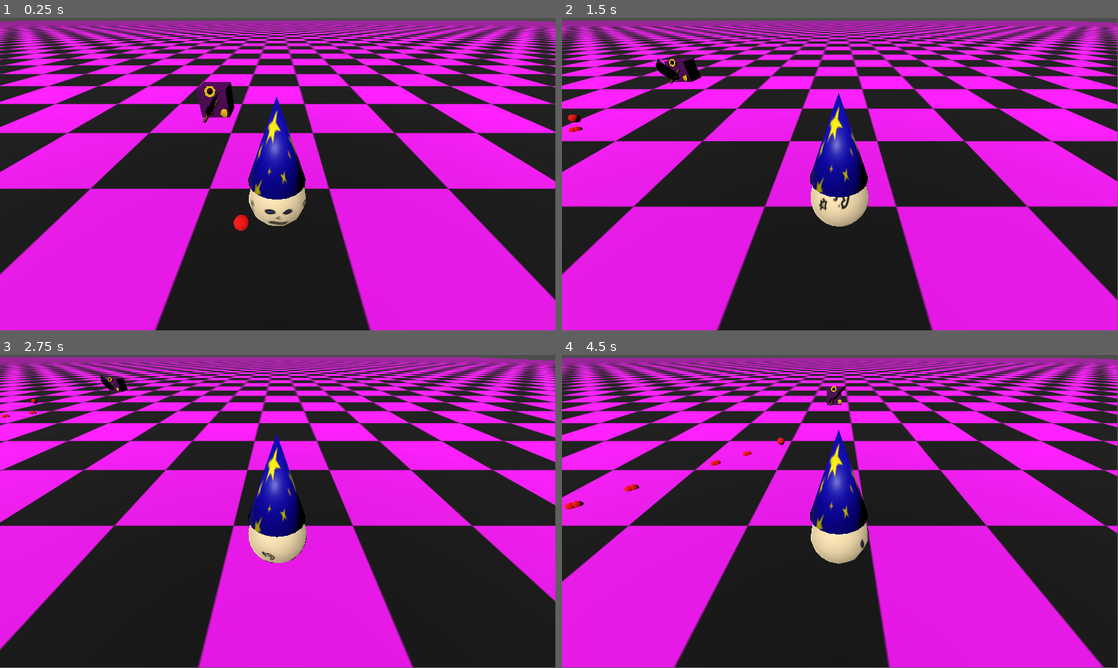
Above: before the commit, frames 1-4 (two rows, left to right).
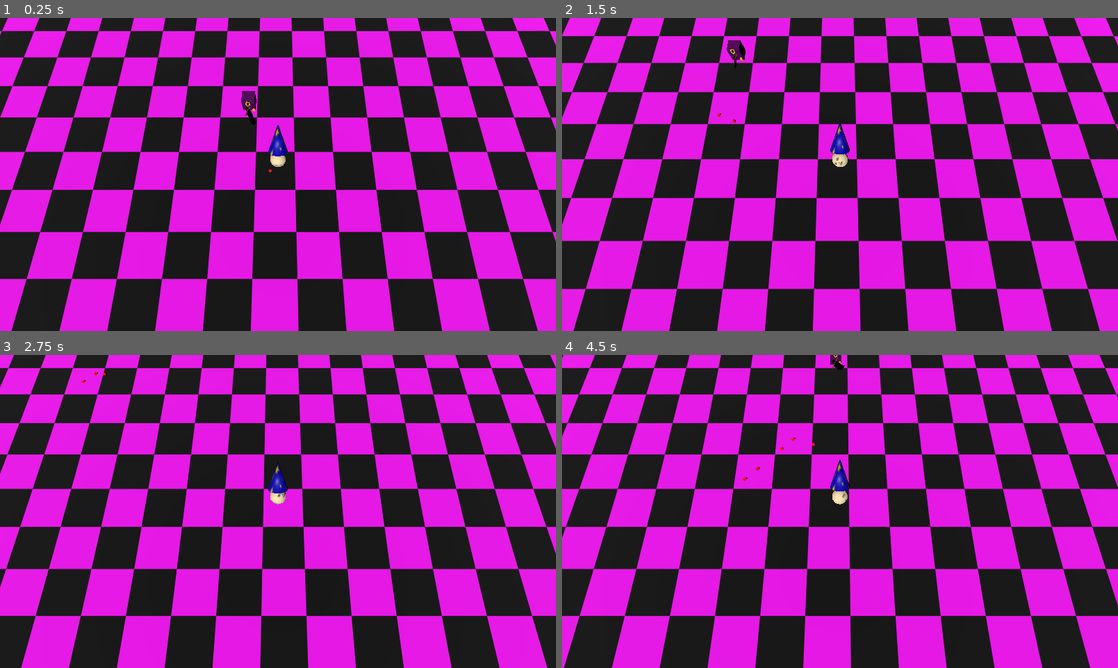
Above: after the commit, the same moments.

Repository: luce-ventress/no-mercy-bgj-2025
Game: Godot game, scene res://Maps/Level1.tscn
The game is run twice, just before and just after one commit, with the same random seed, the same clock (stepped at 60 frames per second) and the same inputs.
Inputs:
- Up to frame 1 (0.25 s): no input
- Up to frame 2 (1.5 s): tap Enter at 0.5 s; hold D (player_right) 0.53-1.28 s; tap Space at 0.77 s; hold S (player_backward) from 1.28 s (still down)
- Up to frame 3 (2.75 s): tap Space at 1.52 s; release S (player_backward) at 2.03 s; hold D (player_right) from 2.03 s (still down)
- Up to frame 4 (4.5 s): release D (player_right) at 2.78 s; hold W (player_forward) 2.78-3.53 s; tap Space at 3.02, 3.77 s; hold A (player_left) from 3.53 s (still down)
In our replay, the window is 799x449 before the commit and 800x450 after it. These sizes can differ from the game's own. Grey fills any space a smaller window leaves; there, only what the larger window draws over its background counts as a difference.

The runs differ from the first frame. In frame 1, 59% of the frame differs, in the area x 0-100%, y 0-100%; in frame 2, 59%; in frame 3, 59%; in frame 4, 60%.

Commit message:
Set up camera angle, distance; Polished player hat code and looks

Diff:
--- a/Scenes/Player/PlayerMesh.tscn
+++ b/Scenes/Player/PlayerMesh.tscn
@@ -17,5 +17,6 @@
 material = SubResource("StandardMaterial3D_e80uo")
 
 [node name="NoMercy_Player_Hat" parent="." instance=ExtResource("2_kne1u")]
-transform = Transform3D(1, 0, 0, 0, 1, 0, 0, 0, 1, -0.000403047, 0.037832, -0.0117805)
+transform = Transform3D(0.940452, 0.940452, 0, -0.940452, 0.940452, 0, 0, 0, 1.33, -0.053134, -0.0306769, 0)
 script = ExtResource("3_r6oee")
+hat_magnitude = 1.0
--- a/Scenes/Player/PlayerPawn.tscn
+++ b/Scenes/Player/PlayerPawn.tscn
@@ -22,7 +22,7 @@
 transform = Transform3D(-4.37114e-08, 0, -1, 0, 1, 0, 1, 0, -4.37114e-08, 0, 0, 0)
 
 [node name="Camera3D" type="Camera3D" parent="CameraRoot"]
-transform = Transform3D(1, 0, 0, 0, 0.781237, 0.624234, 0, -0.624234, 0.781237, 0, 3, 2.5)
+transform = Transform3D(1, 0, 0, 0, 0.258819, 0.965926, 0, -0.965926, 0.258819, 0, 12.5, 4.2)
 current = true
 
 [node name="PlayerMovement" type="Node" parent="."]
--- a/Scripts/Player/PlayerHat.gd
+++ b/Scripts/Player/PlayerHat.gd
@@ -1,10 +1,17 @@
 extends Node3D
+
+@export var hat_speed: float = 1
+@export var hat_magnitude: float = 0.5
+
+var magnitude_scale: float = 100
+
 @onready var time: float = 0
+
 func _process(delta: float) -> void:
 
 	time += delta
-	var move = sin((2 * PI * time))
-
-	var deltaPos = Vector3(0, move/200, 0)
+	var sinValue = sin((2 * PI * time * hat_speed))
+	print()
+	var deltaPos = transform.basis.y * sinValue * (hat_magnitude / magnitude_scale)
 	var meshPos  = get_position()
 	set_position(meshPos + deltaPos)
--- a/project.godot
+++ b/project.godot
@@ -14,6 +14,12 @@
 run/main_scene="uid://dhs00vouueblh"
 config/features=PackedStringArray("4.4", "GL Compatibility")
 config/icon="res://icon.svg"
+
+[display]
+
+window/size/viewport_width=1600
+window/size/viewport_height=900
+window/size/mode=2
 
 [input]
 
Not shown: 1 places in Scenes/Player/PlayerMesh.tscn that only renumber resources
Not shown: 1 places in Scenes/Player/PlayerPawn.tscn that only renumber resources
